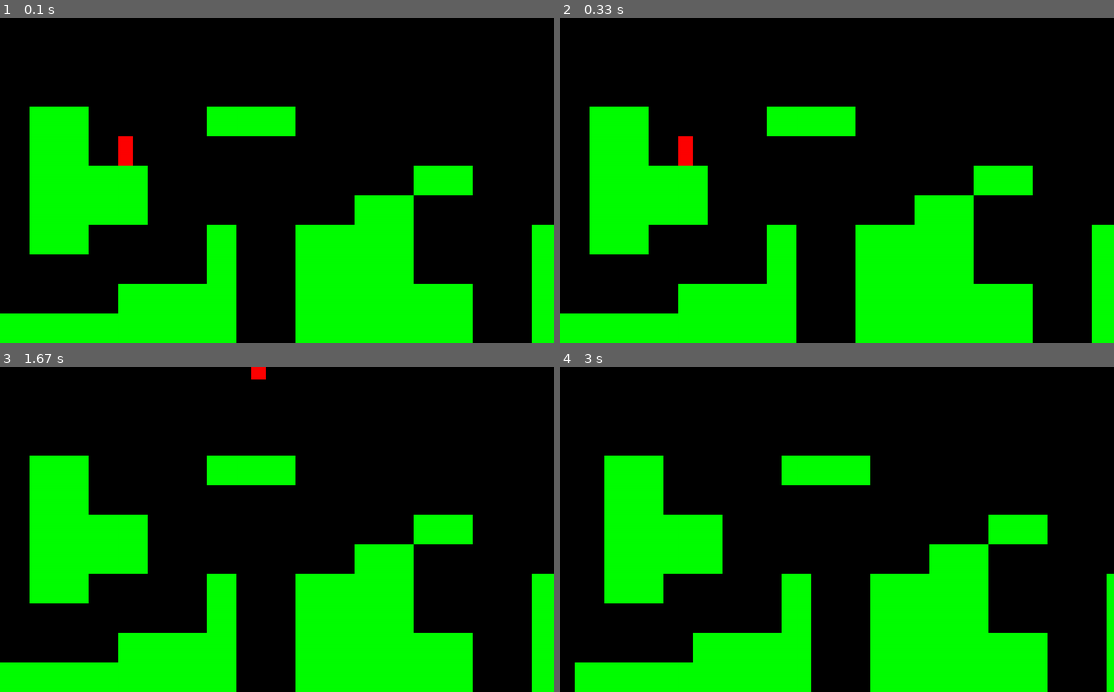
Above: before the commit, frames 1-4 (two rows, left to right).
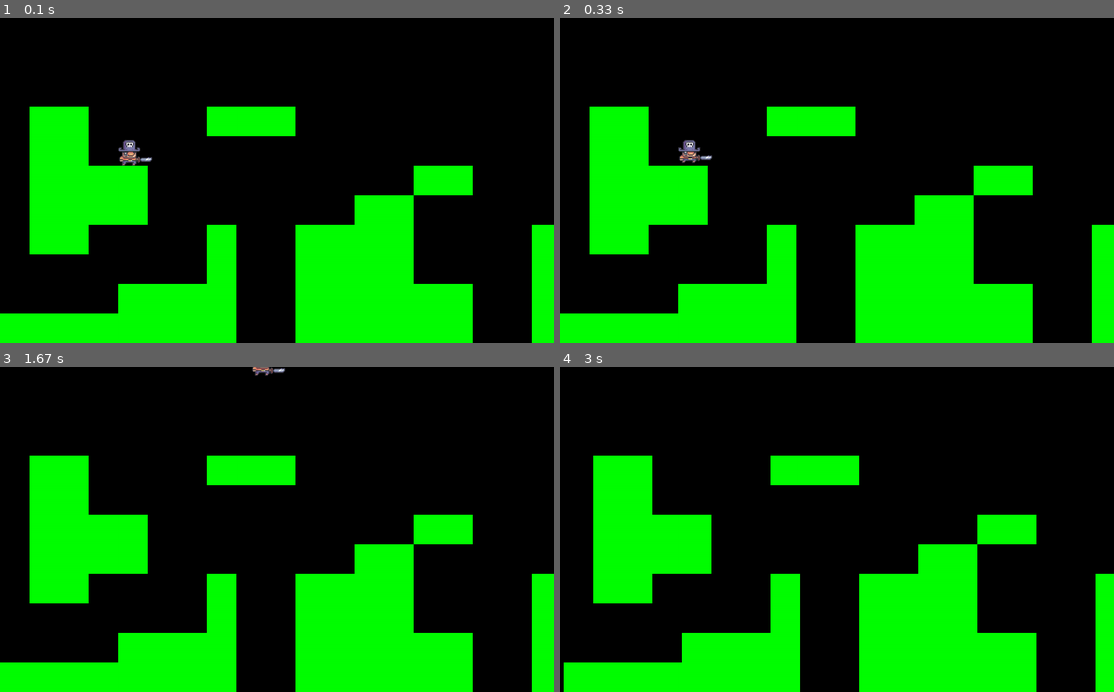
Above: after the commit, the same moments.

Repository: LukaJioshvili20/python-fundamentals
Game: pygame game, started from projects/pygames/adventurer/main.py
The game is run twice, just before and just after one commit, with the same random seed, the same clock (stepped at 60 frames per second) and the same inputs.
Inputs:
- Up to frame 1 (0.1 s): no input
- Up to frame 2 (0.33 s): no input
- Up to frame 3 (1.67 s): hold Right 0.33-0.8 s; hold Right 0.83-1.3 s; tap Space at 0.9, 1.2, 1.4 s; hold Left from 1.33 s (still down)
- Up to frame 4 (3 s): tap Space at 1.7, 1.97, 2.27 s; release Left at 1.87 s; hold Left 1.9-2.3 s

The runs differ from the first frame. In frame 1, 0.3% of the frame differs, in the area x 21-28%, y 36-46%; in frame 2, 0.3%; in frame 3, 0.2%; in frame 4, 6.5%, in the area x 0-99%, y 27-100%.

Commit message:
replaced character with animations

Diff:
--- a/projects/pygames/adventurer/player.py
+++ b/projects/pygames/adventurer/player.py
@@ -1,16 +1,40 @@
 import pygame
+from support import import_folder
 
 
 class Player(pygame.sprite.Sprite):
     def __init__(self, pos):
         super().__init__()
-        self.image = pygame.Surface((32, 64))
-        self.image.fill('red')
+        self.import_character_assets()
+        # For picking image for each frame
+        self.frame_index = 0
+        self.animation_speed = 0.15
+        self.image = self.animations['idle'][self.frame_index]
         self.rect = self.image.get_rect(topleft=pos)
+
         self.direction = pygame.math.Vector2(0, 0)
         self.speed = 8
         self.gravity = 0.8
         self.jump_speed = -16
+
+    def import_character_assets(self):
+        character_path = 'graphics/character/'
+        self.animations = {'idle': [], 'run': [], 'jump': [], 'fall': []}
+
+        # Accessing folder of animations
+        for animation in self.animations.keys():
+            full_path = character_path + animation
+            self.animations[animation] = import_folder(full_path)
+
+    # Picking animation types
+    def animate_character(self):
+        animation = self.animations['idle']
+        # Looping trough frames
+        self.frame_index += self.animation_speed
+        if self.frame_index >= len(animation):
+            self.frame_index = 0
+
+        self.image = animation[int(self.frame_index)]
 
     def get_input(self):
         keys = pygame.key.get_pressed()
@@ -33,3 +57,4 @@
 
     def update(self):
         self.get_input()
+        self.animate_character()
